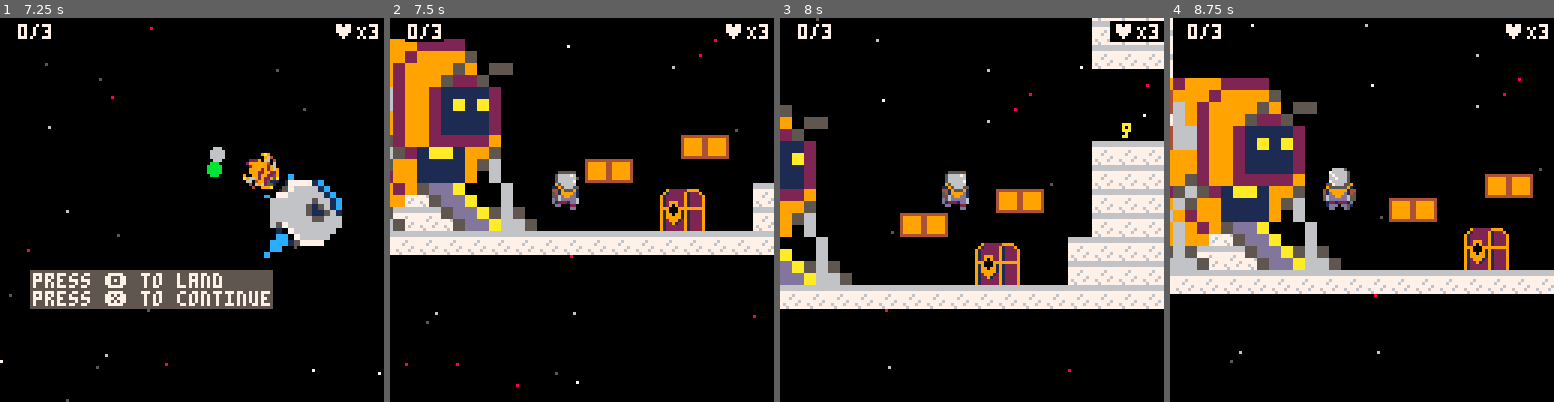
Above: before the commit, frames 1-4 (left to right).
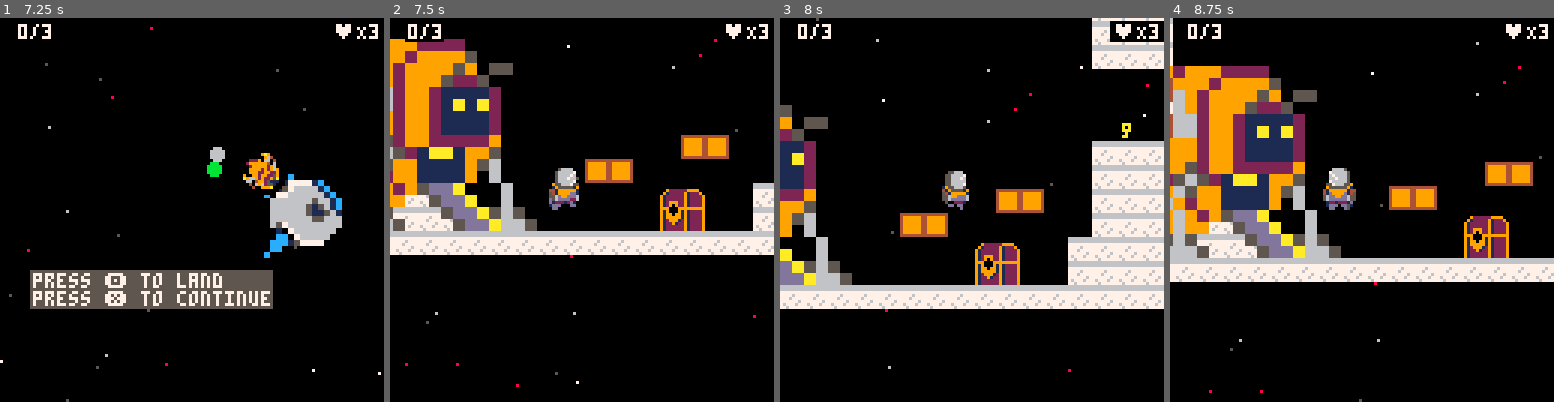
Above: after the commit, the same moments.

Repository: FrederikHR/GDB
Game: PICO-8 cartridge OW/ow.p8
Same seed, same stepped clock (60 frames per second), same inputs: the game is played once before the commit and once after it.
Inputs:
- Up to frame 1 (7.25 s): tap X (X key) at 0.33, 1.07, 1.85, 2.97, 4.08, 5.2, 6.32 s; tap O (Z key) at 0.7, 1.7, 2.1, 2.5, 2.9, 3.3, 3.7, 4.1, 4.5, 4.9, 5.3, 5.7, 6.1, 6.5, 6.9 s; hold Right 1.6-2.1 s; hold Up 2.15-2.42 s; hold Right 2.47-3.03 s; hold Left 3.08-3.58 s; hold Right 4.02-4.68 s; hold Up 4.73-5.03 s; hold Left 5.08-5.68 s; hold Right 6.08-6.58 s; hold Right 6.63-7.13 s; hold Up from 7.18 s (still down)
- Up to frame 2 (7.5 s): tap O (Z key) at 7.3 s; tap X (X key) at 7.43 s; release Up at 7.45 s
- Up to frame 3 (8 s): hold Right from 7.5 s (still down); tap O (Z key) at 7.7 s
- Up to frame 4 (8.75 s): release Right at 8.07 s; tap O (Z key) at 8.1, 8.5 s; hold Left 8.12-8.62 s; tap X (X key) at 8.55 s

Frame 1 is identical in both runs. In frame 2, 0.4% of the frame differs, in the area x 41-50%, y 39-50%; in frame 3, 0.2%; in frame 4, 21%, in the area x 0-100%, y 0-100%.

Commit message:
fix jump and gravity

Diff:
--- a/OW/ow.p8
+++ b/OW/ow.p8
@@ -643,8 +643,11 @@
 	jump={fr=4.5,40, 42, 44, 46},
 	fall={fr=1, 46}
 }
-a_gravity=0.3
+a_gravity=0.5
 friction=0
+
+--jump velocity
+jv=2.65
 
 function make_astronaut()
 	a={}
@@ -667,7 +670,8 @@
 	a.anim_descend = true
 	a.jump=false
 	a.fall=false
-	a.jump_velocity=2.5
+	a.jump_velocity=jv
+	a.grav=a_gravity
 	a.pl={}
 	a.prompt=false
 	a.within=false
@@ -791,7 +795,7 @@
 
 	--limit speeds
 	if (a.dx>3) a.dx=3
-	if (a.dy>3) a.dy=3
+	if (a.dy>5) a.dy=5
 	if (a.dx<-3) a.dx=-3
 	--if (a.dy<-3) a.dy=-3
 
@@ -820,10 +824,11 @@
 	-- start falling
 	if a.jump and a.jump_velocity <= 1 then
 		a.fall = true
+		a.grav*=1.1
 	end
 
 	if not a.jump then
-		a.jump_velocity = 2.5
+		a.jump_velocity = jv
 	end
 	if a.fall then
 		a.play = "fall"
